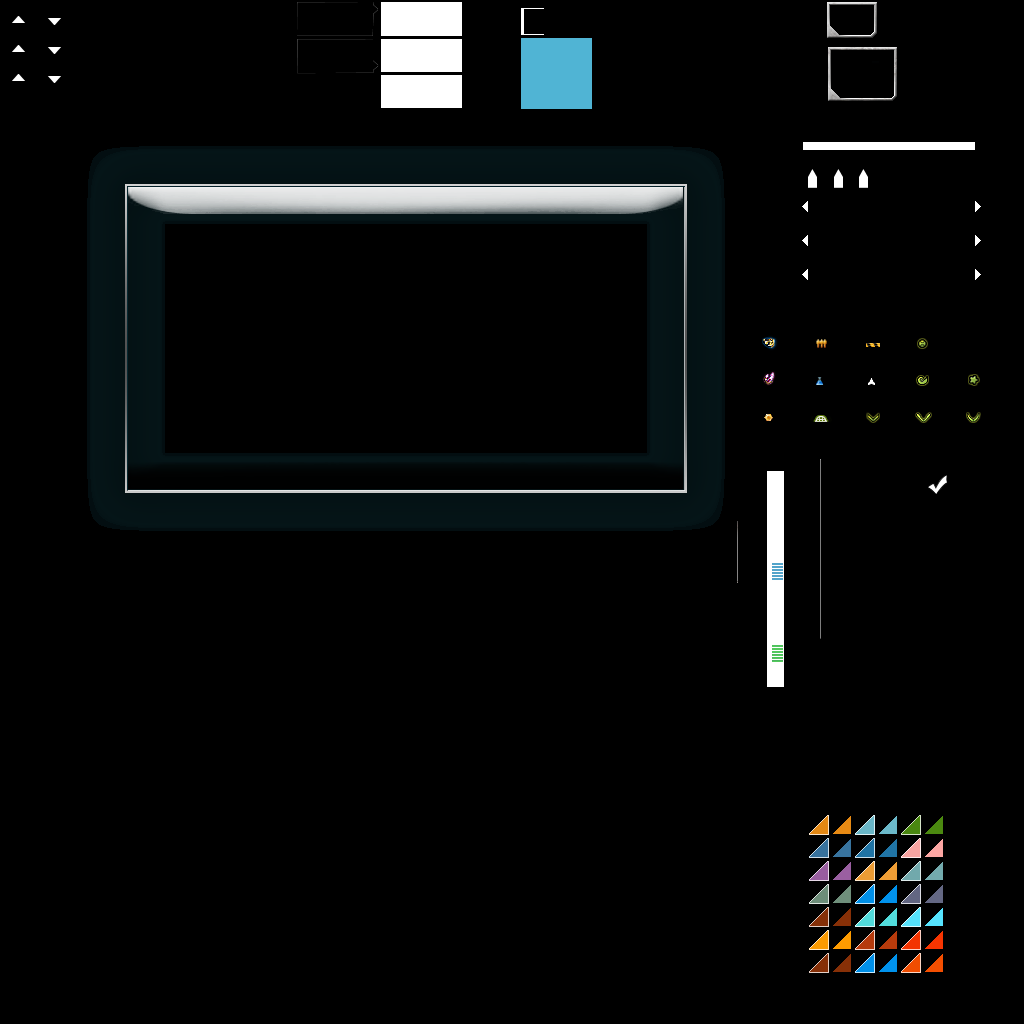
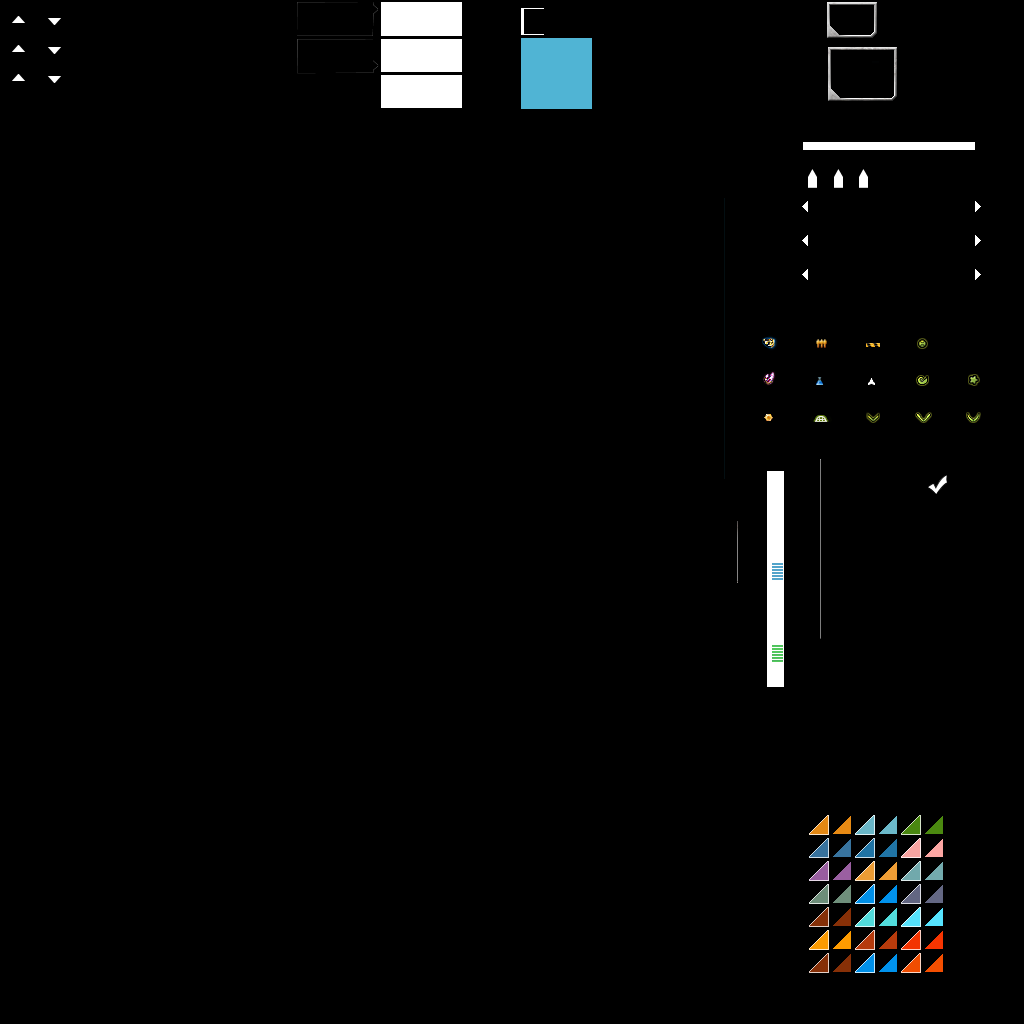
Layers edited between the first and the second w=1024, h=1024 image:
added layer "Layer 20" above "Layer 13 copy 3" over [125, 184, 687, 493]
painted on "Background" (14th of 14) over [87, 146, 724, 531]
